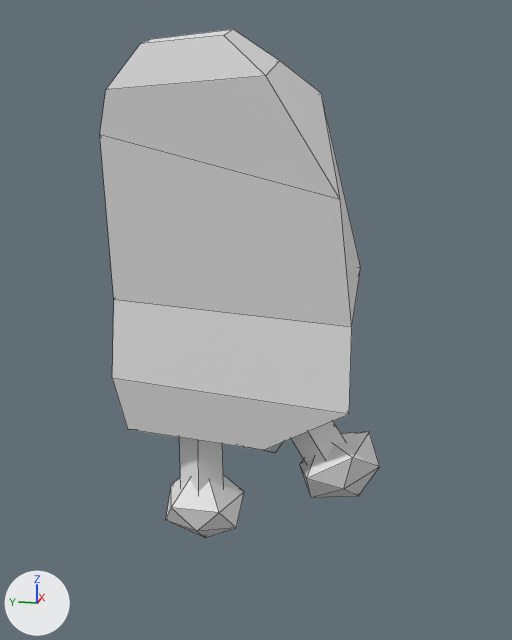
The FBX model Assets/Import/3DAssets/Food/Steak/steak.fbx, before and after one commit.
One viewpoint serves both versions: a camera (50 mm lens) standing at (-8.49, -0.29, 5.48) and looking at (-0.27, 1.35, 3.43). Lighting does not change. The marker at lower left points along +X, +Y and +Z. Mesh edges are drawn as thin lines. Materials are left out; every surface is plain grey. Where no turn or scale is listed for an object, it has been applied to the vertices.

In view in the first picture: 'Bone.000', 'Cube'.
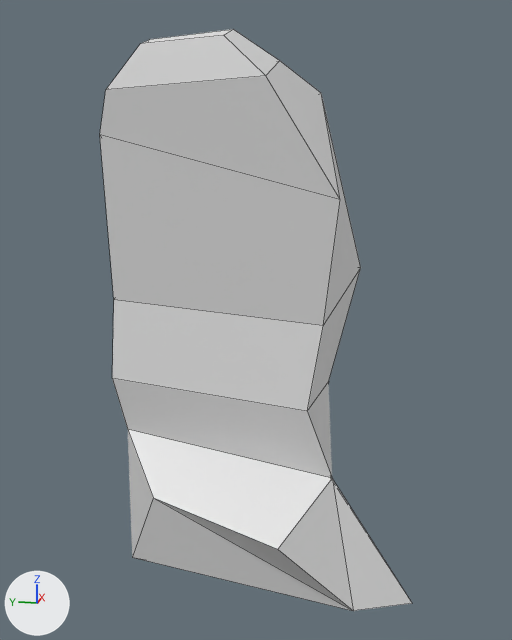
Commit message: feat : boulbi steak new model

What changed in the scene script:
```text
Change me_cube_001:
    used by ob_cube; location = (0.02, 0.38, 2.85)
    verts and faces of me_cube_001; kept vertices keep their numbers, new ones are numbered from 24
    before: 0 (-0.75, -0.22, -0.37) at pixel (349, 414), 1 (-0.75, -0.22, 0.67) at pixel (351, 327), 2 (-0.66, 2.7, -0.16) at pixel (112, 378), 4 (0.58, 0.15, -0.44), 8 (-0.6, 0.81, -0.97) at pixel (263, 450)
    before: 9 (-0.47, 2.61, -0.9) at pixel (127, 429), 10 (0.25, 0.81, -1.38) at pixel (275, 452), 11 (0.18, 2.46, -1.14)
    remove me_cube_001.from_pydata(...)  # 24 vertices, 22 faces; spans x -1.15..0.75, y -0.22..2.97, z -1.38..3.84
    add me_cube_001.from_pydata(...)  # 29 vertices, 30 faces; spans x -1.39..0.75, y -1.07..2.97, z -2.97..3.84
    me_cube_001 part 1
    add delete_vertices([8])  # with the faces that use them
    add verts[0] = (-0.75, 0.26, -0.37)  # moved, pixel (307, 411)
    add verts[1] = (-0.75, 0.1, 0.67)  # moved, pixel (323, 325)
    add verts[10] = (0.25, 0.26, -1.38)  # moved
    add verts[24] = (-0.55, -0.03, -1.29)  # pixel (332, 478)
    add verts[25] = (-0.89, 2.14, -1.59)  # pixel (153, 497)
    add verts[26] = (-1.39, 0.49, -1.81)  # pixel (277, 549)
    add verts[27] = (-0.49, 2.62, -2.73)  # pixel (132, 557)
    add verts[28] = (-0.42, -1.07, -2.97)  # pixel (412, 603)
    add verts[29] = (-0.9, -0.35, -2.83)  # pixel (353, 610)
    add faces += [(9, 25, 26, 24), (0, 2, 9, 24), (0, 24, 10, 4), (27, 28, 29), (24, 26, 29), (9, 11, 27, 25)]
    add faces += [(10, 28, 27, 11), (25, 27, 29), (24, 29, 28), (10, 24, 28), (25, 29, 26)]
Remove ob_bone_000:
    ob_bone_000 = bpy.data.objects.new('Bone.000', me_icosphere_006)
    ob_bone_000.location = (-0.03, 0.31, 1.51)
```

Pixel boxes (x1, y1, x2, y2) of what changed, in the pictures (512 x 640 px):
'Cube', reshaped (19% wider, 38% taller): before (100, 29, 361, 452); after (100, 29, 412, 611)
'Bone.000', deleted: before (166, 421, 380, 538)
part 1 of me_cube_001, built on: before (127, 199, 361, 452); after (127, 199, 412, 611)
